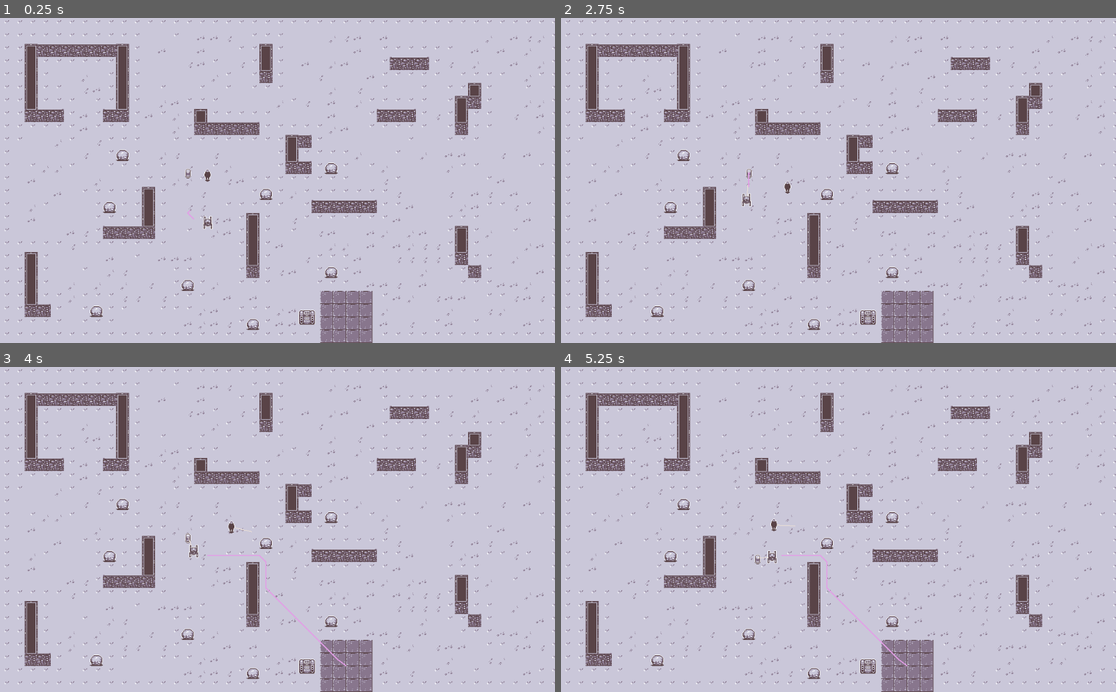
Above: before the commit, frames 1-4 (two rows, left to right).
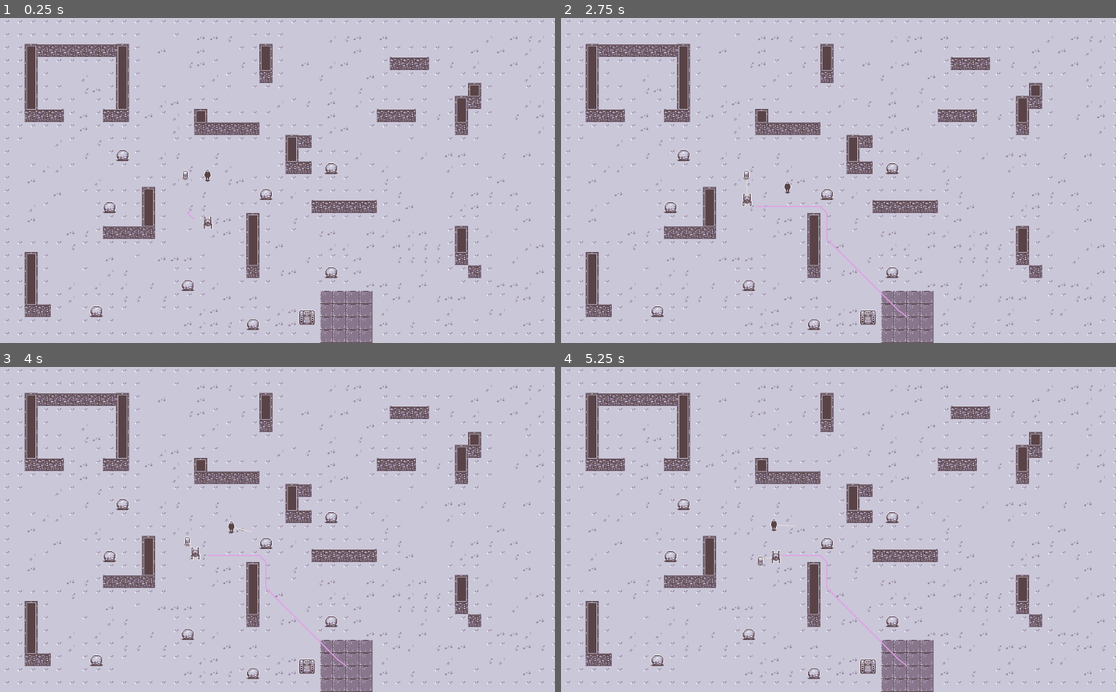
Above: after the commit, the same moments.

Repository: Fris0uman/Symbiotic_scavenger
Game: Godot game, scene res://assets/Scenes/World.tscn
Same seed, same stepped clock (60 frames per second), same inputs: the game is played once before the commit and once after it.
Inputs (mouse positions are in pixels of both pictures, inside the frame that each line leads up to):
- Up to frame 1 (0.25 s): no input
- Up to frame 2 (2.75 s): move the mouse to (960, 164) at 0.52 s; hold D (move_right) 0.53-1.28 s; hold E (grab) 0.53-1.28 s; move the mouse to (727, 196) at 1.27 s; hold S (move_down) 1.28-2.03 s; tap E (grab) at 1.35, 2.3 s; tap Enter at 2 s; move the mouse to (894, 109) at 2.02 s; press the mouse at (894, 109) at 2.03 s; hold D (move_right) from 2.03 s (still down)
- Up to frame 3 (4 s): move the mouse to (249, 594) at 2.77 s; release D (move_right) at 2.78 s; release the mouse at (249, 594) at 2.78 s; hold Up (move_up) 2.78-3.53 s; tap E (grab) at 2.85 s; move the mouse to (444, 578) at 3.52 s; hold A (move_left) from 3.53 s (still down); hold E (grab) from 3.53 s (still down)
- Up to frame 4 (5.25 s): move the mouse to (672, 480) at 4.27 s; release E (grab) at 4.28 s; click (672, 480) at 4.35 s; tap E (grab) at 4.55 s; move the mouse to (866, 529) at 5.02 s; release A (move_left) at 5.03 s; hold S (move_down) from 5.03 s (still down); hold E (grab) from 5.03 s (still down)

The runs differ from the first frame. In frame 1, less than 0.1% of the frame differs, in the area x 32-35%, y 46-50%; in frame 2, 0.2%, in the area x 32-63%, y 46-93%; in frame 3, 0.1%; in frame 4, 0.1%.

Commit message:
ressources become inactive once in the depot

Diff:
--- a/assets/Scenes/AI_core.tscn
+++ b/assets/Scenes/AI_core.tscn
@@ -32,3 +32,5 @@
 
 [node name="CollisionShape2D" type="CollisionShape2D" parent="Ressource_depot"]
 shape = SubResource( 2 )
+
+[connection signal="body_entered" from="Ressource_depot" to="." method="_on_Ressource_depot_body_entered"]
--- a/assets/Scenes/World.tscn
+++ b/assets/Scenes/World.tscn
@@ -298,7 +298,7 @@
 position = Vector2( 384, 290 )
 
 [node name="Object" parent="." instance=ExtResource( 2 )]
-position = Vector2( 349, 285 )
+position = Vector2( 344, 288 )
 
 [node name="Robot" parent="." instance=ExtResource( 4 )]
 position = Vector2( 386, 378 )
--- a/src/AI_core.gd
+++ b/src/AI_core.gd
@@ -1,12 +1,12 @@
 extends RigidBody2D
 
+var _ressources: Array
 
 onready var depot:= $Ressource_depot
 onready var map:= get_node("../Navigation2D/TileMap")
 
 func _ready() -> void:
 	place_depot()
-
 
 func place_depot()->void:
 	# Clear all cells under the depot
@@ -19,3 +19,18 @@
 			cells.append(Vector2(x, y))
 	for vect in cells:
 		map.set_cellv(vect,1)
+
+
+func update_ressources_in_depot()->void:
+	for body in depot.get_overlapping_bodies():
+		if body.is_in_group("Ressource"):
+			_ressources.append(body)
+
+
+#TODO: replace group check with smarter layer management
+func _on_Ressource_depot_body_entered(body: RigidBody2D) -> void:
+	if body.is_in_group("Ressource"):
+		#Disable collision with Actors
+		body.set_collision_layer_bit(0,false)
+		body.set_collision_mask_bit(0,false)
+		body.set_modulate(Color.dimgray)
--- a/src/Robot.gd
+++ b/src/Robot.gd
@@ -4,7 +4,8 @@
 
 var grab_target: Vector2
 
-var _home_depot: Vector2
+var _home_depot_pos: Vector2
+var _home_depot_area: Area2D
 
 onready var Nav:= get_node("../Navigation2D")
 onready var line:= $Line2D
@@ -15,14 +16,15 @@
 	set_process(true)
 
 	var AI_core = get_tree().get_nodes_in_group("Core")[0]
-	_home_depot = AI_core.get_child(2).global_position
+	_home_depot_area = AI_core.get_child(2)
+	_home_depot_pos = _home_depot_area.global_position
 
 func _draw() -> void:
 	if trying_grab || _grabbed_object!= null:
 		var target = get_grab_target_pos(grab_target, true)
 		draw_line(to_local(position),target,Color.antiquewhite)
 
-func _process(delta: float) -> void:
+func _process(_delta: float) -> void:
 	line.global_position = Vector2.ZERO
 
 	var closest_ressource = get_closest_ressource_in_awarness()
@@ -38,7 +40,7 @@
 		grab_target= position
 
 	if is_carrying():
-		if close_enough(_home_depot):
+		if close_enough(_home_depot_pos):
 			release_grab()
 			new_path()
 
@@ -69,7 +71,7 @@
 
 func close_enough(vect: Vector2, bod = null)->bool:
 	if bod == null:
-		return position.distance_to(vect)<=_body_size/2
+		return position.distance_to(vect)<=_body_size/2.0
 	else:
 		var bod_size= bod.get_body_size()
 		var dist:= position.distance_to(vect)
@@ -84,10 +86,10 @@
 		if closest_body != null:
 			return closest_body.position
 		else:
-			var home_direction:= (_home_depot - position).normalized()
+			var home_direction:= (_home_depot_pos - position).normalized()
 			dest = position - home_direction*40
 	else:
-		dest = _home_depot
+		dest = _home_depot_pos
 
 
 	return dest
@@ -95,6 +97,7 @@
 func get_closest_ressource_in_awarness()->Body:
 	var closest_body: Body
 	for body in awarness_area.get_overlapping_bodies():
+		if !_home_depot_area.overlaps_body(body):
 			if body.is_in_group("Ressource"):
 				closest_body= body
 	return closest_body
